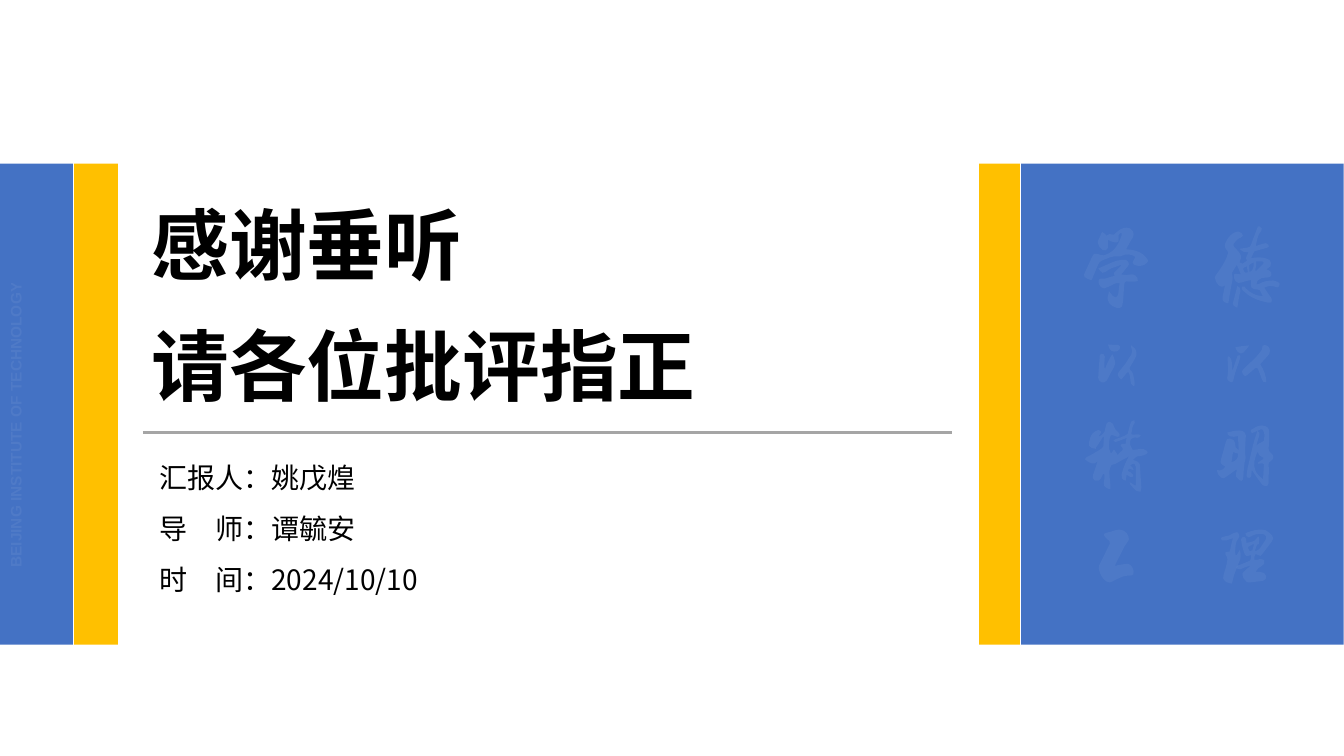
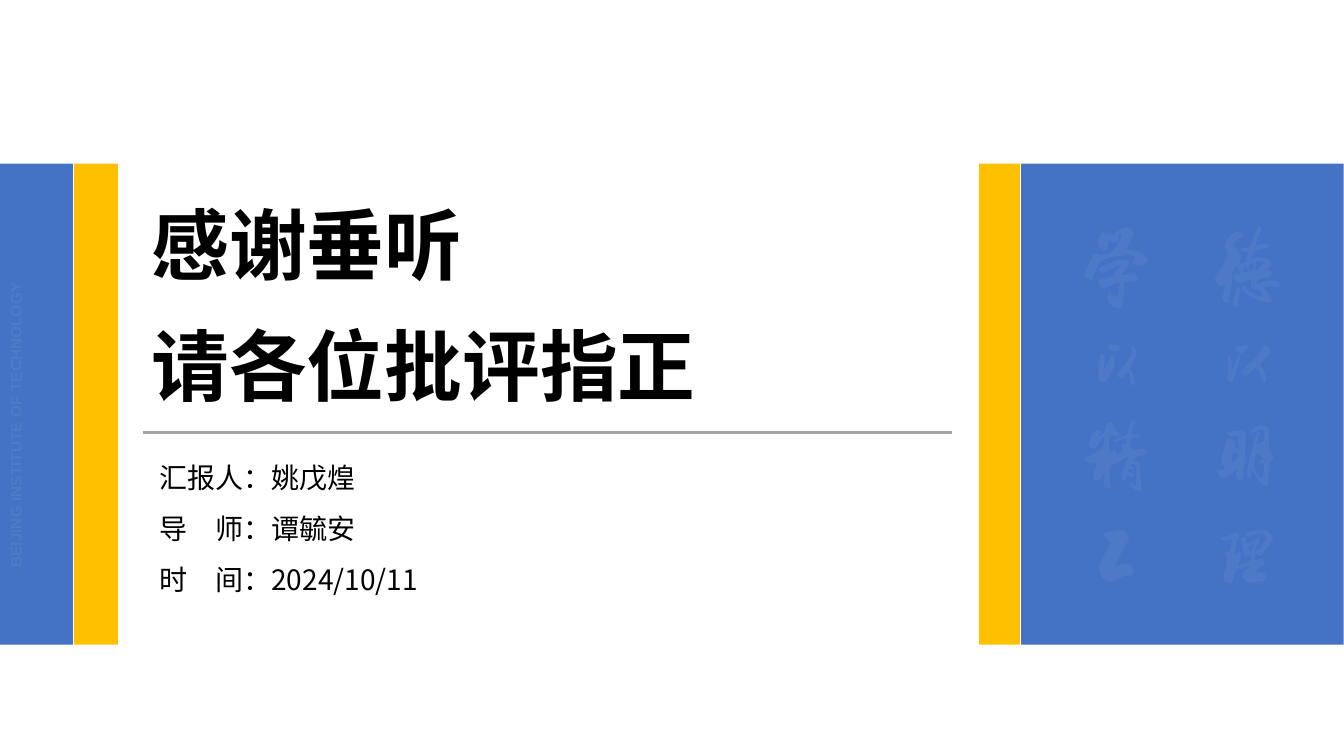
Before and after one commit to CaptainRhett/MTSan, a slide deck: slide 29 of MTSan_ywh.pptx (slide 25 before the commit). Drawn at 1344x756 pixels with LibreOffice and Linux fonts; fonts in the diff are those of the drawing; background and template pictures are left out. Boxes give left, top, right and bottom in pixels: in the first picture for what was removed or moved away, otherwise in the second. Text is boxed around its words. In the diff, an @@ line names an element or a change of style, - is before the commit and + after.

```diff
--- a/MTSan_ywh.pptx
+++ b/MTSan_ywh.pptx
@@ text at [159,566,418,595]: text changed @@
-时 间：2024/10/10
+时 间：2024/10/11
```
Also in this commit, not shown: 2 other slides changed, 6 slides added, 2 slides removed, 15 other files.
